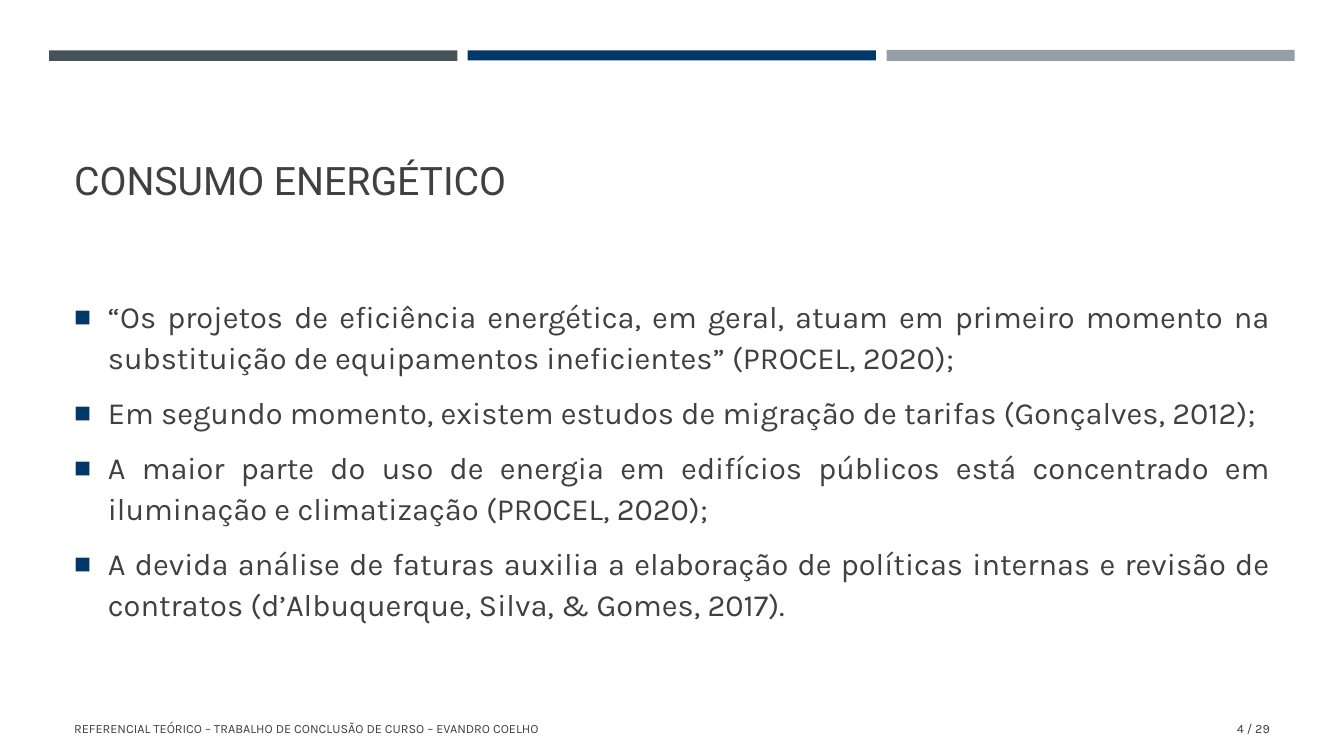
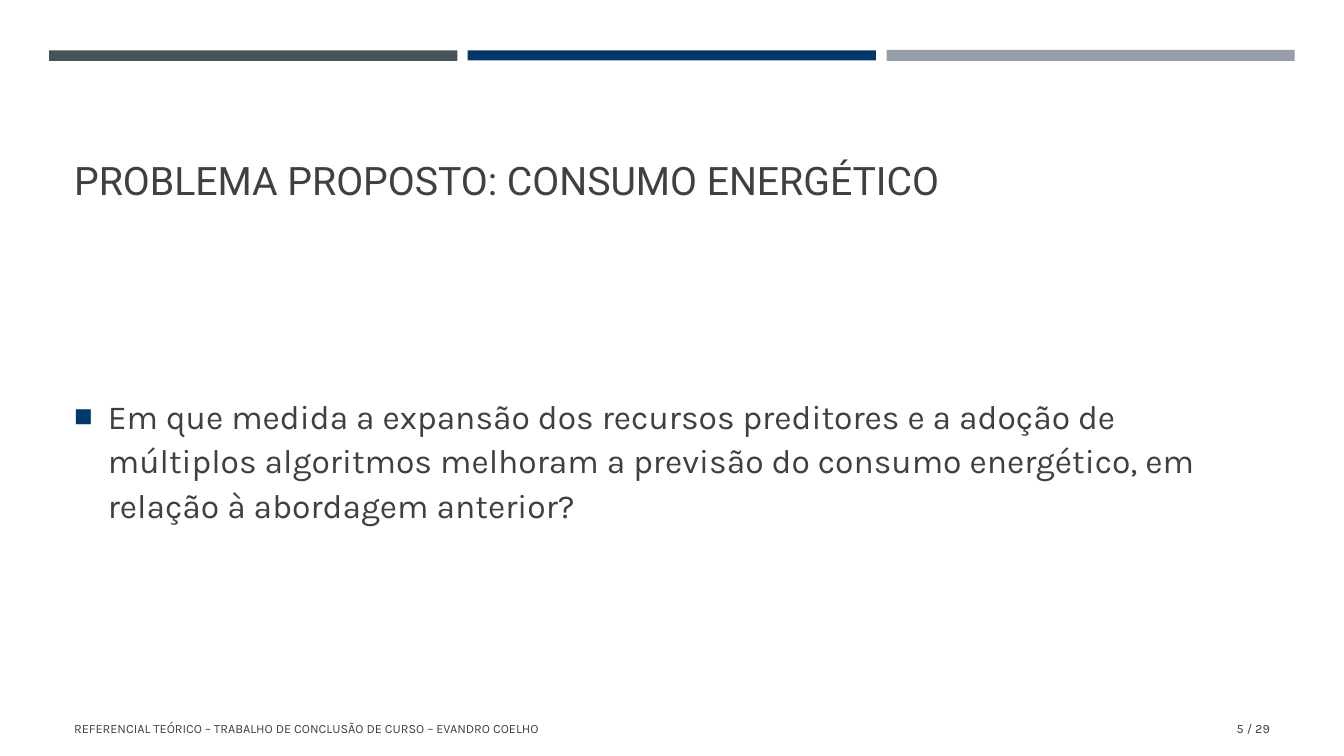
Before and after one commit to evandrorcoelho/energy-consumption-forecast, a slide deck: slide 5 of tcc_pos_graduacao_apresentacao_evandrocoelho.pptx (slide 4 before the commit). Drawn at 1344x756 pixels with LibreOffice and Linux fonts; fonts in the diff are those of the drawing. Boxes give left, top, right and bottom in pixels: in the first picture for what was removed or moved away, otherwise in the second. Text is boxed around its words. In the diff, an @@ line names an element or a change of style, - is before the commit and + after.

```diff
--- a/tcc_pos_graduacao_apresentacao_evandrocoelho.pptx
+++ b/tcc_pos_graduacao_apresentacao_evandrocoelho.pptx
@@ title at (74,159,939,196): text changed @@
-CONSUMO ENERGÉTICO
+PROBLEMA PROPOSTO: CONSUMO ENERGÉTICO
@@ text at (108,406,1194,526): text changed; size 22 to 24 pt @@
-■ “Os projetos de eficiência energética, em geral, atuam em primeiro momento na substituição de equipamentos ineficientes” (PROCEL, 2020);
-■ Em segundo momento, existem estudos de migração de tarifas (Gonçalves, 2012);
-■ A maior parte do uso de energia em edifícios públicos está concentrado em iluminação e climatização (PROCEL, 2020);
-■ A devida análise de faturas auxilia a elaboração de políticas internas e revisão de contratos (d’Albuquerque, Silva, & Gomes, 2017).
+■ Em que medida a expansão dos recursos preditores e a adoção de múltiplos algoritmos melhoram a previsão do consumo energético, em relação à abordagem anterior?
@@ page number at (1237,725,1270,733): text changed @@
-4 / 29
+5 / 29
```
Also in this commit, not shown: 12 other slides changed, 2 slides removed, 3 other files.
